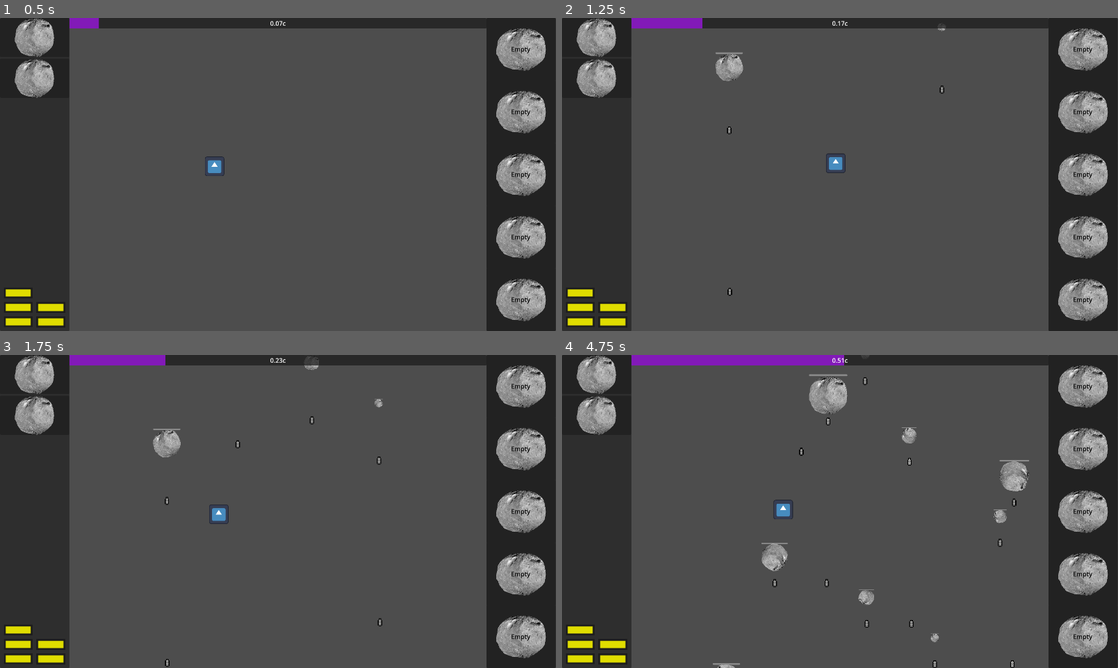
Above: before the commit, frames 1-4 (two rows, left to right).
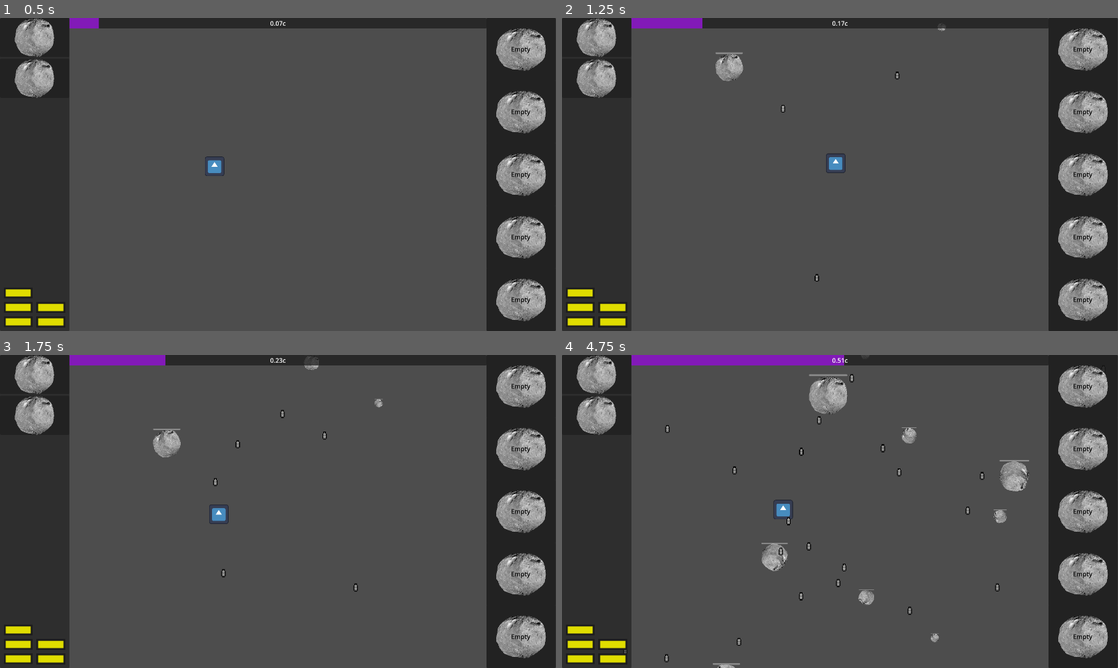
Above: after the commit, the same moments.

Repository: DigitsCodeCompendium/game.MJ198
Game: Godot game, scene res://scenes/game.tscn
Two runs of this game, one before a commit and one after it. Both use one fixed random seed, a clock stepped at 60 frames per second and the inputs below. The engine's default icon, where the game draws it, is replaced by a stand-in: a white triangle on a blue panel in a dark square.
Inputs (mouse positions are in pixels of both pictures, inside the frame that each line leads up to):
- Up to frame 1 (0.5 s): no input
- Up to frame 2 (1.25 s): move the mouse to (962, 158) at 0.52 s; press the mouse at (962, 158) at 0.53 s
- Up to frame 3 (1.75 s): move the mouse to (166, 527) at 1.27 s; release the mouse at (166, 527) at 1.28 s; tap ` (discard_module_pending) at 1.35 s; click (166, 527) at 1.55 s
- Up to frame 4 (4.75 s): move the mouse to (895, 442) at 2.02 s; press the mouse at (895, 442) at 2.03 s; tap one key every 0.75 s from 2.1 s: N (discard_weapon) A (power_down_module_1) S (power_down_module_2) D (power_down_module_3); move the mouse to (812, 574) at 2.77 s; release the mouse at (812, 574) at 2.78 s; click (812, 574) at 3.05 s; move the mouse to (1006, 558) at 3.52 s; press the mouse at (1006, 558) at 3.53 s; move the mouse to (673, 464) at 4.27 s; release the mouse at (673, 464) at 4.28 s; click (673, 464) at 4.55 s

Frame 1 is identical in both runs. In frame 2, 0.1% of the frame differs, in the area x 29-69%, y 17-89%; in frame 3, 0.2%; in frame 4, 0.5%, in the area x 11-82%, y 6-100%.

Commit message:
Asteroid with gun now shoots at player

Diff:
--- a/scenes/enemies/asteroid_with_gun.tscn
+++ b/scenes/enemies/asteroid_with_gun.tscn
@@ -8,6 +8,7 @@
 [ext_resource type="Resource" uid="uid://f6x6m4dqec2" path="res://resources/pickups/asteroid_drop_table.tres" id="4_mgijr"]
 [ext_resource type="Script" uid="uid://c10pk6udhh4av" path="res://scenes/enemies/enemy_health.gd" id="5_yhr8k"]
 [ext_resource type="Resource" uid="uid://dwg6trya8qcqf" path="res://resources/weapons/basic_player_cannon.tres" id="6_mgijr"]
+[ext_resource type="Script" uid="uid://c3niecotneg53" path="res://scenes/systems/enemy_ai/shoot_at_player_ai.gd" id="9_f4g4s"]
 
 [sub_resource type="SpriteFrames" id="SpriteFrames_6mo6b"]
 animations = [{
@@ -59,4 +60,5 @@
 current_weapon = ExtResource("6_mgijr")
 
 [node name="BasicShootAi" parent="Systems" node_paths=PackedStringArray("weapon_system") instance=ExtResource("4_lsygd")]
+script = ExtResource("9_f4g4s")
 weapon_system = NodePath("../WeaponSystem")
--- /dev/null
+++ b/scenes/systems/enemy_ai/shoot_at_player_ai.gd
@@ -0,0 +1,8 @@
+extends Node
+
+@export var weapon_system: WeaponSystem
+@onready var player = get_node("/root/Game/Player")
+
+func _process(delta):
+	var dir: Vector2 = player.position - weapon_system.owner.position
+	weapon_system.fire(dir.normalized())
Not shown: 1 places in scenes/enemies/asteroid_with_gun.tscn that only renumber resources
Not shown, added: scenes/systems/enemy_ai/shoot_at_player_ai.gd.uid
